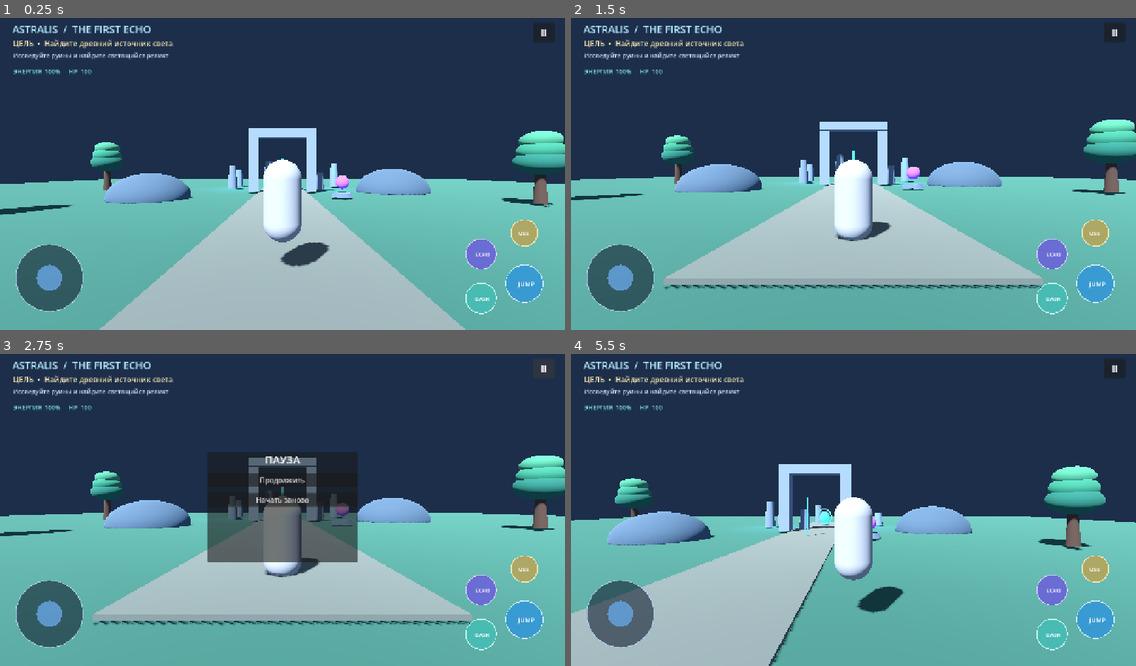
Above: before the commit, frames 1-4 (two rows, left to right).
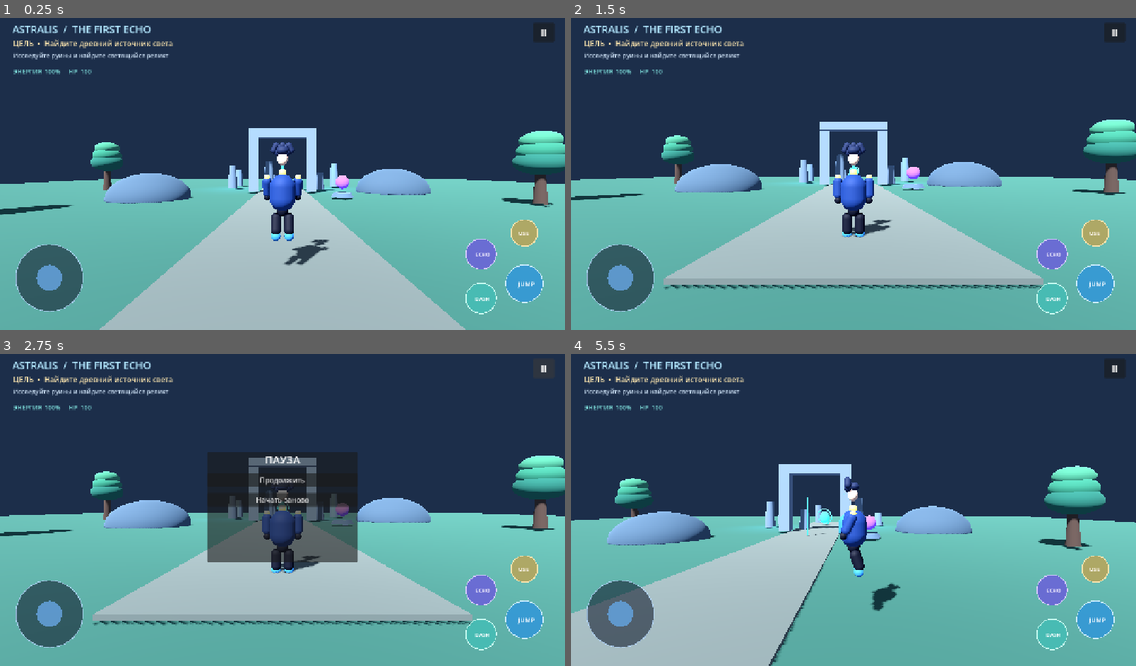
Above: after the commit, the same moments.

Repository: Phantom220-hub/ASTRALIS-RPG
Game: Godot game, scene res://scenes/main/Main.tscn
The game is run twice, just before and just after one commit, with the same random seed, the same clock (stepped at 60 frames per second) and the same inputs.
Inputs (mouse positions are in pixels of both pictures, inside the frame that each line leads up to):
- Up to frame 1 (0.25 s): no input
- Up to frame 2 (1.5 s): tap Enter (ui_accept) at 0.5 s; drag from (853, 170) to (910, 102) at 0.52 s; drag from (853, 170) to (825, 233) at 1.27 s
- Up to frame 3 (2.75 s): click "Ⅱ" at 2 s
- Up to frame 4 (5.5 s): click "Начать заново" at 2.75 s; move the mouse to (853, 506) at 3.52 s; hold D (move_right) 3.53-4.25 s; tap E (interact) at 3.6, 5.1 s; click (853, 506) at 3.67 s; drag from (825, 569) to (684, 460) at 4.27 s; move the mouse to (1023, 553) at 5.02 s; hold A (move_left) from 5.03 s (still down); tap Enter (ui_accept) at 5.27 s

The runs differ from the first frame. In frame 1, 2.0% of the frame differs, in the area x 46-59%, y 39-80%; in frame 2, 1.9%; in frame 3, 1.5%; in frame 4, 2.0%, in the area x 46-59%, y 39-84%.

Commit message:
Replace capsule visual with animated stylized adventurer

Diff:
--- a/scripts/player/player_controller.gd
+++ b/scripts/player/player_controller.gd
@@ -17,8 +17,16 @@
 var _dash_cooldown := 0.0
 var _cast_cooldown := 0.0
 var _interaction_hint := ""
+var _character: Node3D
 
 func _ready() -> void:
+	var old_body := visual.get_node_or_null("Body")
+	if old_body:
+		old_body.queue_free()
+	_character = Node3D.new()
+	_character.name = "AnimeAdventurer"
+	_character.set_script(load("res://scripts/player/anime_character_visual.gd"))
+	visual.add_child(_character)
 	for action in ["dash", "cast", "interact"]:
 		if not InputMap.has_action(action):
 			InputMap.add_action(action)
@@ -69,12 +77,8 @@
 	_update_interaction_hint()
 
 func _update_procedural_motion(amount: float, delta: float) -> void:
-	var body := visual.get_node_or_null("Body") as Node3D
-	if body == null:
-		return
-	var speed := 9.0 if amount > 0.1 else 2.0
-	var bob := 0.045 if amount > 0.1 else 0.012
-	body.position.y = lerp(body.position.y, 0.9 + sin(_elapsed * speed) * bob, delta * 9.0)
+	if is_instance_valid(_character) and _character.has_method("animate_locomotion"):
+		_character.animate_locomotion(amount, delta, not is_on_floor())
 
 func _nearest_interactable() -> Node3D:
 	var nearest: Node3D
